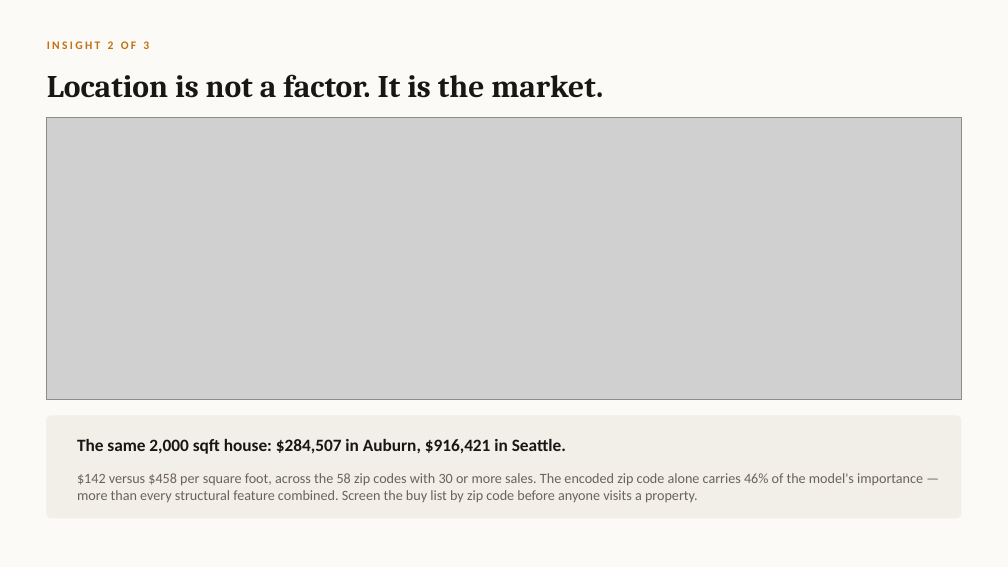
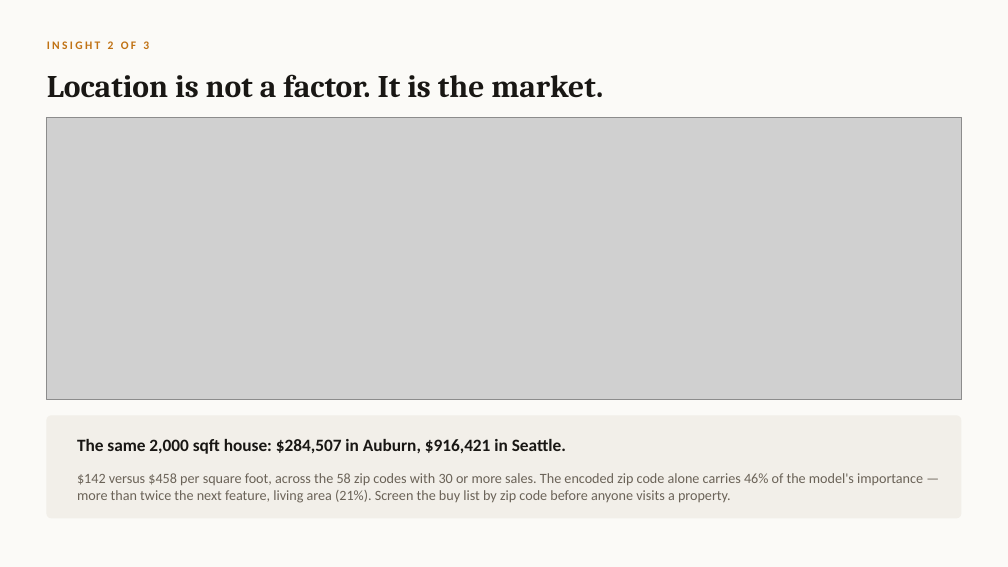
Before and after one commit to EsraaMaamoun/real-estate-machine, a slide deck: slide 5 of reports/Real_Estate_Machine_defense.pptx. Drawn at 1008x567 pixels with LibreOffice and Linux fonts; fonts in the diff are those of the drawing; grey boxes stand for pictures. Boxes give left, top, right and bottom in pixels: in the first picture for what was removed or moved away, otherwise in the second. Text is boxed around its words. In the diff, an @@ line names an element or a change of style, - is before the commit and + after.

```diff
--- a/reports/Real_Estate_Machine_defense.pptx
+++ b/reports/Real_Estate_Machine_defense.pptx
@@ text at (x1=77, y1=473, x2=923, y2=503): text changed @@
-$142 versus $458 per square foot, across the 58 zip codes with 30 or more sales. The encoded zip code alone carries 46% of the model's importance — more than every structural feature combined. Screen the buy list by zip code before anyone visits a property.
+$142 versus $458 per square foot, across the 58 zip codes with 30 or more sales. The encoded zip code alone carries 46% of the model's importance — more than twice the next feature, living area (21%). Screen the buy list by zip code before anyone visits a property.
```
Also in this commit, not shown: 6 other slides changed, 1 other file.
